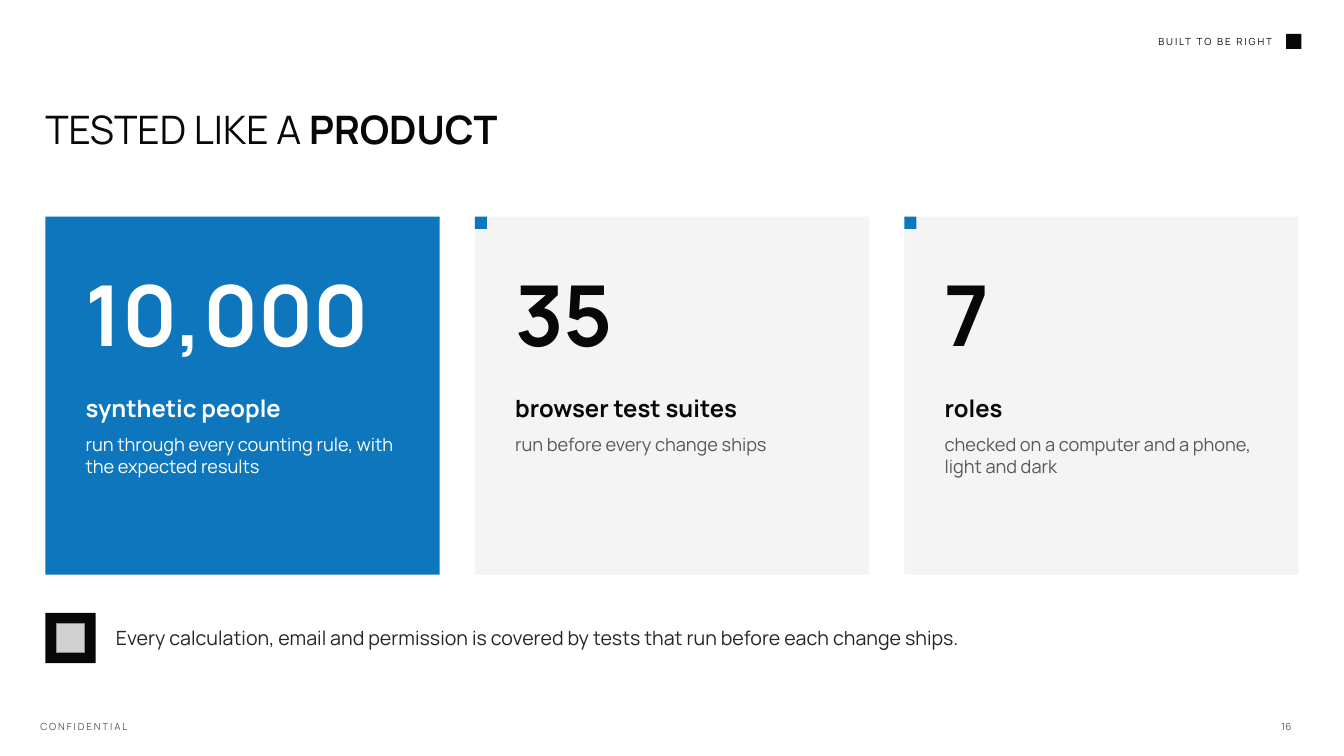
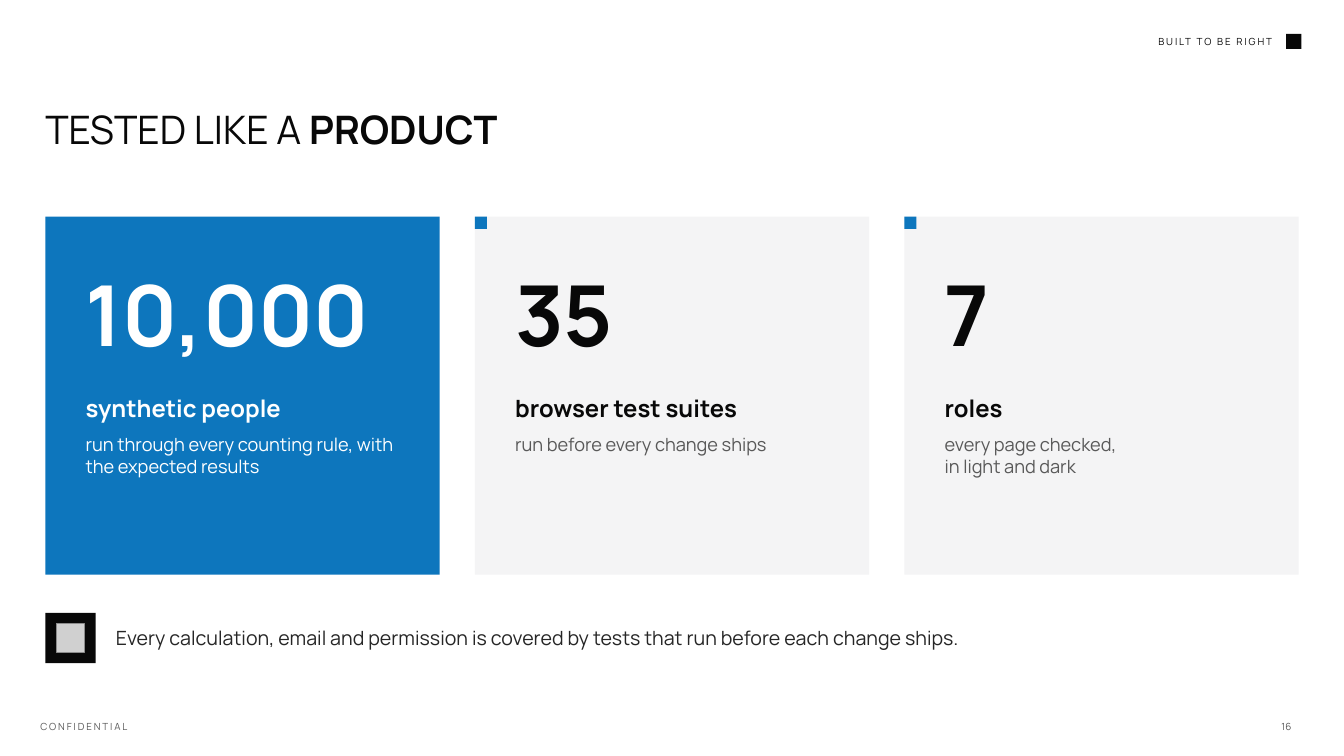
Before and after one commit to Wizdeed1/s, a slide deck: slide 16 of final/MC Monthly Report Builder - Overview.pptx. Drawn at 1344x756 pixels with LibreOffice and Linux fonts; fonts in the diff are those of the drawing; grey boxes stand for pictures; background and template pictures are left out. Boxes give left, top, right and bottom in pixels: in the first picture for what was removed or moved away, otherwise in the second. Text is boxed around its words. In the diff, an @@ line names an element or a change of style, - is before the commit and + after.

```diff
--- a/final/MC Monthly Report Builder - Overview.pptx
+++ b/final/MC Monthly Report Builder - Overview.pptx
@@ text at <box>945,438,1117,478</box>: text changed @@
-checked on a computer and a phone, light and dark
+every page checked,
+in light and dark
```
Also in this commit, not shown: 2 other slides changed, 4 other files.
